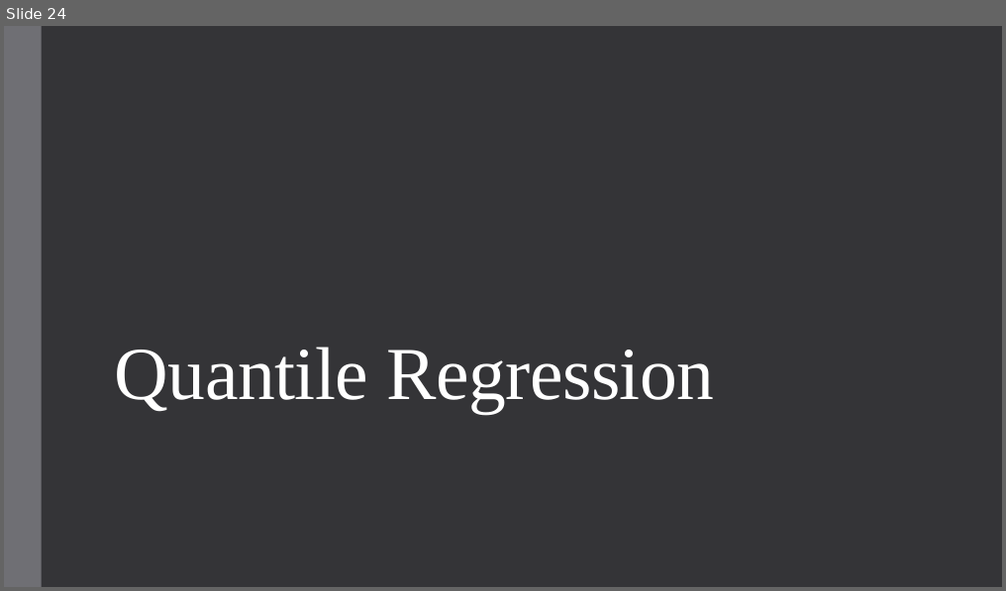
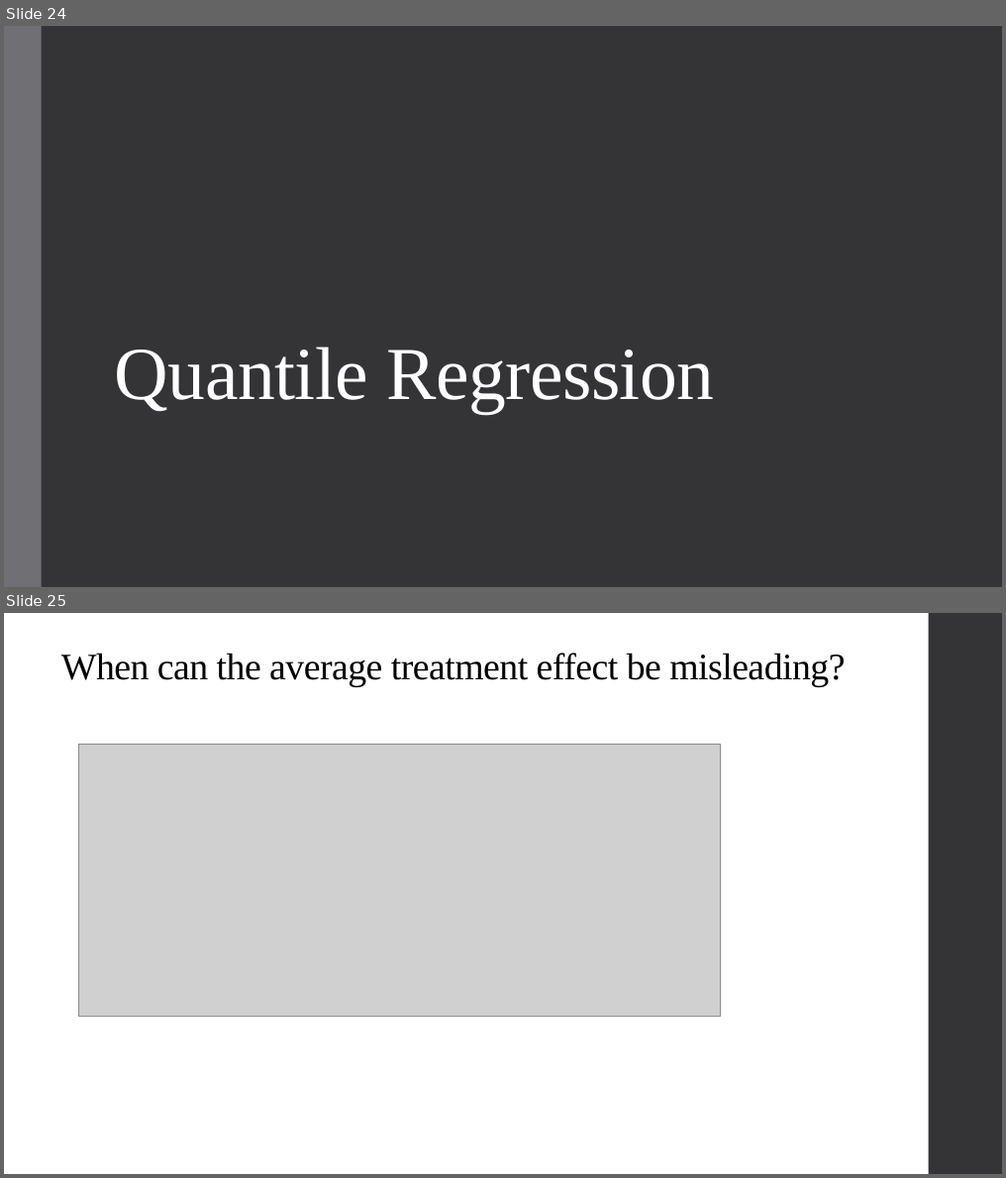
Before and after one commit to qiufei/fork-HAD5744, a slide deck: Lecture10_SyntheticControl_QuantileRegression/Lecture10_SyntheticControl_QuantileRegression.pptx. Shown one above the other, each under a label of ours: slide 24 before the commit, slides 24 and 25 after it. The pictures are 1006x591 and 1006x1178 pixels, drawn with LibreOffice and Linux fonts; fonts in the diff are those of the drawing; grey boxes stand for pictures. Boxes give left, top, right and bottom in pixels: in the first picture for what was removed or moved away, otherwise in the second. Text is boxed around its words. In the diff, an @@ line names an element or a change of style, - is before the commit and + after.

```diff
--- a/Lecture10_SyntheticControl_QuantileRegression/Lecture10_SyntheticControl_QuantileRegression.pptx
+++ b/Lecture10_SyntheticControl_QuantileRegression/Lecture10_SyntheticControl_QuantileRegression.pptx
@@ slide 25 added at (4, 613, 1002, 1174), background #FFFFFF @@
@@ rectangle added at (929, 613, 1002, 1174), fill #353537 @@
@@ title added at (61, 653, 845, 687), 36 pt, text #000000 @@
+When can the average treatment effect be misleading?
@@ picture added at (79, 744, 720, 1017) @@
```
Also in this commit, not shown: 4 other slides added, 2 other files.
